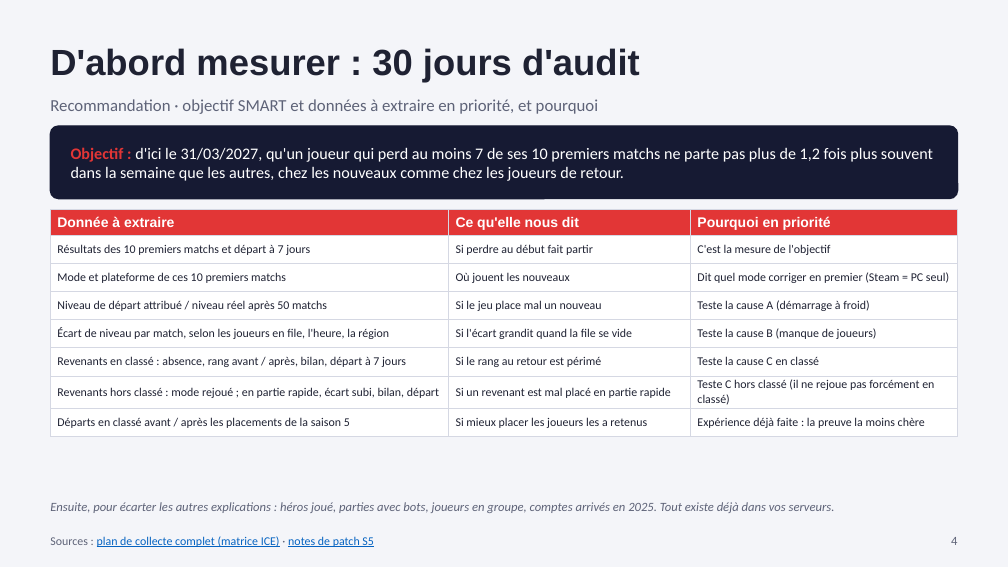
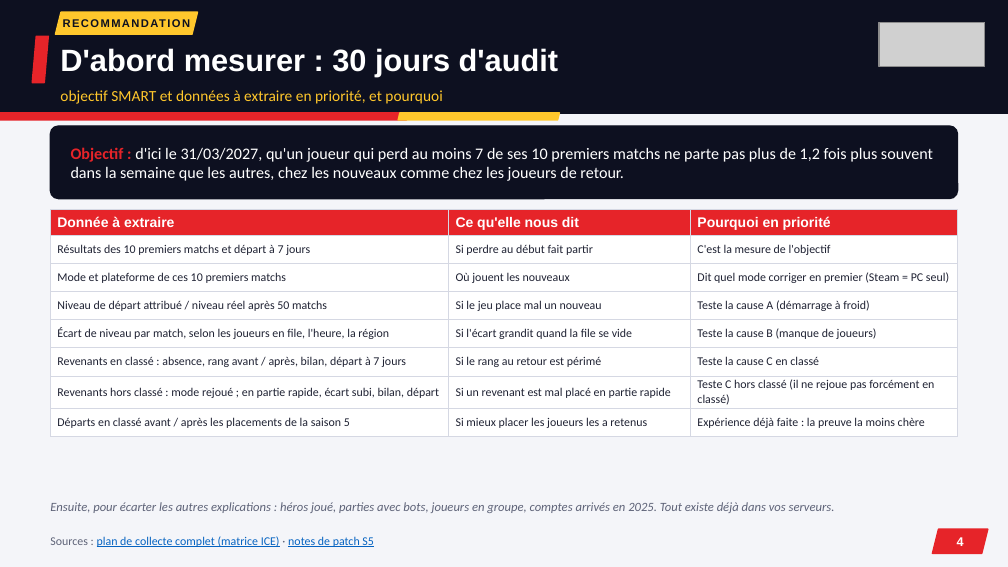
Before and after one commit to noeantoniov1-crypto/SOCIO, a slide deck: slide 4 of docs/presentation/pitch_marvel_rivals_netease.pptx. Drawn at 1008x567 pixels with LibreOffice and Linux fonts; fonts in the diff are those of the drawing; grey boxes stand for pictures. Boxes give left, top, right and bottom in pixels: in the first picture for what was removed or moved away, otherwise in the second. Text is boxed around its words. In the diff, an @@ line names an element or a change of style, - is before the commit and + after.

```diff
--- a/docs/presentation/pitch_marvel_rivals_netease.pptx
+++ b/docs/presentation/pitch_marvel_rivals_netease.pptx
@@ rectangle added at <box>0,0,1008,113</box>, fill #0D1020, outline #0D1020 1 pt @@
@@ parallelogram added at <box>55,12,198,34</box>, fill #FFC72C, outline #FFC72C 1 pt @@
@@ text added at <box>55,12,198,34</box>, 8 pt, text #0D1020, bold @@
+RECOMMANDATION
@@ picture added at <box>879,22,985,67</box> @@
@@ parallelogram added at <box>32,36,48,83</box>, fill #E62429, outline #E62429 1 pt @@
@@ text "D'abord mesurer : 30 jours ...": place and size @@
-text "D'abord mesurer : 30 jours ..." at <box>50,48,640,82</box>
+text "D'abord mesurer : 30 jours ..." at <box>60,48,558,77</box>
@@ text "D'abord mesurer : 30 jours ..." at <box>60,48,558,77</box>: size 26 to 22 pt, text colour #1F2233 to #FFFFFF @@
@@ parallelogram added at <box>0,113,408,120</box>, fill #E62429, outline #E62429 1 pt @@
@@ text at <box>60,90,442,104</box>: text changed; size 12 to 11 pt; text colour #5E6378 to #FFC72C @@
-Recommandation · objectif SMART et données à extraire en priorité, et pourquoi
+objectif SMART et données à extraire en priorité, et pourquoi
@@ parallelogram added at <box>398,113,559,120</box>, fill #FFC72C, outline #FFC72C 1 pt @@
@@ rounded rectangle at <box>50,126,958,199</box>: fill #161A33 to #0D1020; outline #161A33 1 pt to #0D1020 1 pt @@
@@ text "Objectif : d'ici le 31/03/2027, ..." at <box>71,147,933,181</box>: text colour #E23636 to #E62429 in "Objectif :" @@
@@ table at <box>50,210,958,432</box> @@
@@ fill #E23636 to #E62429 in row 1 @@
@@ text "4" at <box>957,537,964,546</box>: font Calibri to Arial, text colour #5E6378 to #FFFFFF, bold on; alignment right to centre @@
@@ parallelogram added at <box>932,529,988,553</box>, fill #E62429, outline #E62429 1 pt @@
```
Also in this commit, not shown: 11 other slides changed, 3 other files.
